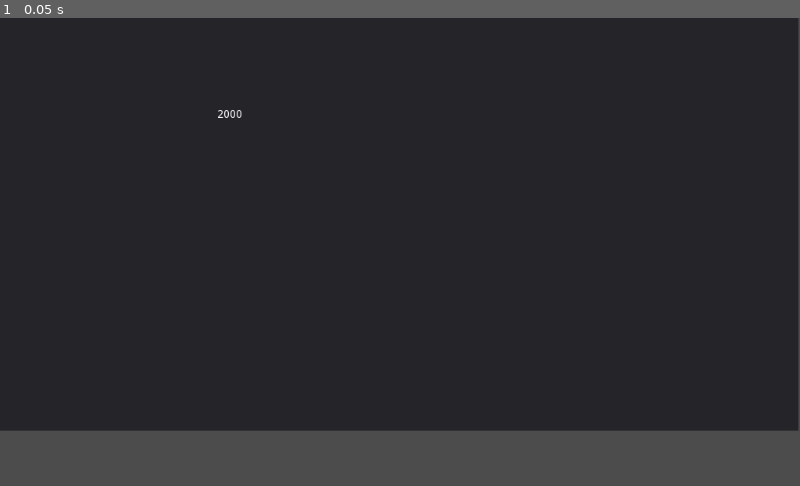
Above: before the commit, frame 1.
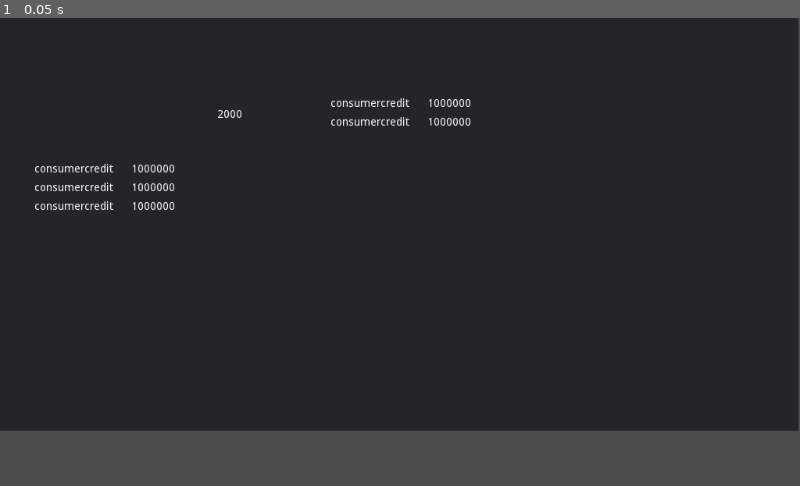
Above: after the commit, the same moment.

Repository: DragonPT85/GodotBanking
Game: Godot game, scene res://Finances.tscn
Same seed, same stepped clock (60 frames per second), same inputs: the game is played once before the commit and once after it. This scene is started directly instead of the project's main scene.
Inputs:
- Up to frame 1 (0.05 s): no input

The runs differ from the first frame. In frame 1, 0.8% of the frame differs, in the area x 4-59%, y 17-42%.

Commit message:
Grid TEst

Diff:
--- a/Finances.tscn
+++ b/Finances.tscn
@@ -1,6 +1,7 @@
-[gd_scene load_steps=2 format=2]
+[gd_scene load_steps=3 format=2]
 
 [ext_resource path="res://Finances.gd" type="Script" id=1]
+[ext_resource path="res://Labels.tscn" type="PackedScene" id=2]
 
 [node name="Finances" type="Control"]
 anchor_right = 1.0
@@ -17,3 +18,47 @@
 margin_right = 594.0
 margin_bottom = 217.0
 text = "asdasd"
+
+[node name="GridContainer" type="GridContainer" parent="Panel"]
+margin_left = 423.0
+margin_top = 100.0
+margin_right = 797.0
+margin_bottom = 430.0
+
+[node name="Labels2" parent="Panel/GridContainer" instance=ExtResource( 2 )]
+anchor_right = 0.0
+anchor_bottom = 0.0
+margin_bottom = 20.0
+
+[node name="Labels3" parent="Panel/GridContainer" instance=ExtResource( 2 )]
+anchor_right = 0.0
+anchor_bottom = 0.0
+margin_top = 24.0
+margin_bottom = 44.0
+
+[node name="VBoxContainer" type="VBoxContainer" parent="Panel"]
+margin_left = 44.0
+margin_top = 184.0
+margin_right = 293.0
+margin_bottom = 411.0
+grow_vertical = 0
+
+[node name="Labels" parent="Panel/VBoxContainer" instance=ExtResource( 2 )]
+anchor_right = 0.0
+anchor_bottom = 0.0
+margin_right = 249.0
+margin_bottom = 20.0
+
+[node name="Labels2" parent="Panel/VBoxContainer" instance=ExtResource( 2 )]
+anchor_right = 0.0
+anchor_bottom = 0.0
+margin_top = 24.0
+margin_right = 249.0
+margin_bottom = 44.0
+
+[node name="Labels3" parent="Panel/VBoxContainer" instance=ExtResource( 2 )]
+anchor_right = 0.0
+anchor_bottom = 0.0
+margin_top = 48.0
+margin_right = 249.0
+margin_bottom = 68.0
--- a/Labels.tscn
+++ b/Labels.tscn
@@ -3,6 +3,7 @@
 [node name="Labels" type="Control"]
 anchor_right = 1.0
 anchor_bottom = 1.0
+rect_min_size = Vector2( 0, 20 )
 
 [node name="Label" type="Label" parent="."]
 margin_right = 100.0
